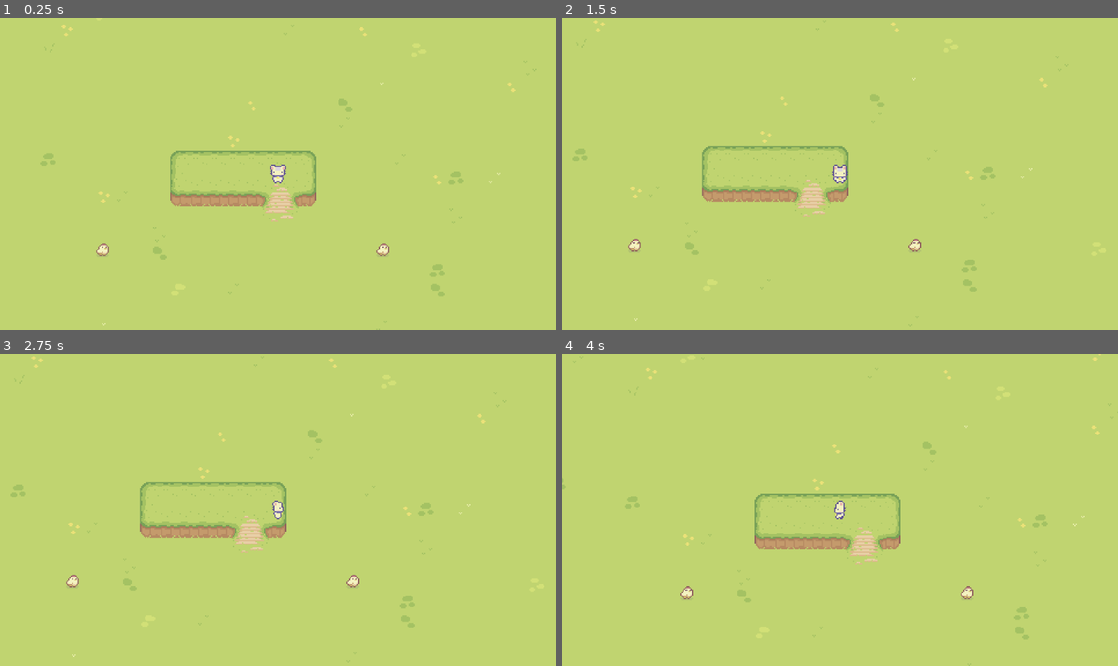
Above: before the commit, frames 1-4 (two rows, left to right).
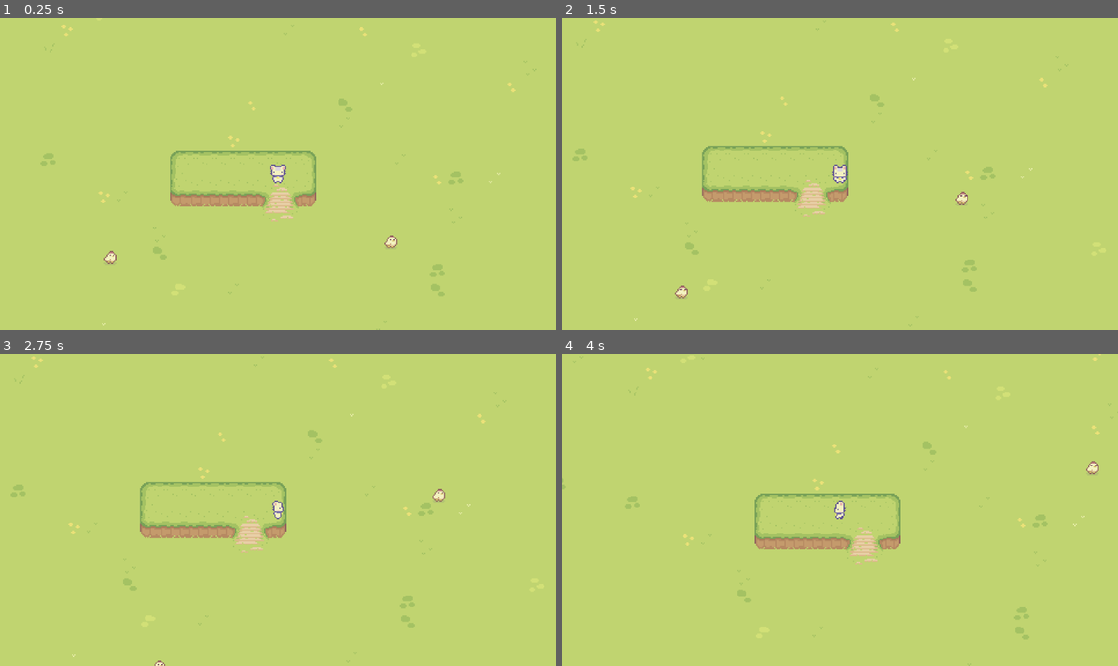
Above: after the commit, the same moments.

Repository: eveharapeco/2d-game_attack_of_the_mon_2025-05-22_23-39-48
Game: Godot game, scene res://Level/game_level.tscn
Same seed, same stepped clock (60 frames per second), same inputs: the game is played once before the commit and once after it.
Inputs:
- Up to frame 1 (0.25 s): no input
- Up to frame 2 (1.5 s): hold D (right) 0.53-1.28 s; hold S (down) from 1.28 s (still down)
- Up to frame 3 (2.75 s): release S (down) at 2.03 s; hold D (right) from 2.03 s (still down)
- Up to frame 4 (4 s): release D (right) at 2.78 s; hold W (up) 2.78-3.53 s; hold A (left) from 3.53 s (still down)

The runs differ from the first frame. In frame 1, 0.3% of the frame differs, in the area x 17-72%, y 69-79%; in frame 2, 0.3%, in the area x 11-73%, y 55-90%; in frame 3, 0.2%; in frame 4, 0.2%.
Error before the commit: Parse Error: Used space character for indentation instead of tab as used before in the file. (res://Charactors/chicken.gd:26)

Commit message:
pushing mine baby boy

Diff:
--- a/Charactors/chicken.gd
+++ b/Charactors/chicken.gd
@@ -15,12 +15,12 @@
 var current_state : CHICKEN_STATE = CHICKEN_STATE.IDLE
 
 func _ready():
-	select_new_direction()
+    select_new_direction()
 
 func _physics_process(_delta):
-	velocity = move_direction * move_speed
+    velocity = move_direction * move_speed
 
-	move_and_slide()
+    move_and_slide()
 
 
 func select_new_direction():
@@ -29,33 +29,24 @@
         randi_range(-1,1)
     )
 
-    if (move_direction.x < 0):
-        sprite.flip_h = true
-    elif (move_direction.x > 0):
-        sprite.flip_h = false
+    #if (move_direction.x < 0):
+        #sprite.flip_h = true
+    #elif (move_direction.x > 0):
+        #sprite.flip_h = false
 
-	move_direction = Vector2(
-		randi_range(-1,1),
-		randi_range(-1,1)
-	)
-
-	if (move_direction.x < 0):
-		sprite.flip_h = true
-	elif (move_direction.x > 0):
-		sprite.flip_h = false
 #😘
 func pick_new_state():
-	if(current_state == CHICKEN_STATE.IDLE):
-		state_machine.travel("walk_right")
-	   # state_machine.travel("walk")
-		current_state = CHICKEN_STATE.WALK
-		timer.start(walk_time)
-		select_new_direction()
-	elif (current_state == CHICKEN_STATE.WALK):
-		state_machine.travel("idle")
-		current_state = CHICKEN_STATE.IDLE
-		timer.start(idle_time)
+    if(current_state == CHICKEN_STATE.IDLE):
+        state_machine.travel("walk_right")
+       # state_machine.travel("walk")
+        current_state = CHICKEN_STATE.WALK
+        timer.start(walk_time)
+        select_new_direction()
+    elif (current_state == CHICKEN_STATE.WALK):
+        state_machine.travel("idle")
+        current_state = CHICKEN_STATE.IDLE
+        timer.start(idle_time)
 
 
 func _on_timer_timeout() -> void:
-	pick_new_state() # Replace with function body.
+    pick_new_state() # Replace with function body.
--- a/Charactors/player_cat.gd
+++ b/Charactors/player_cat.gd
@@ -7,36 +7,36 @@
 @onready var state_machine = animation_tree.get("parameters/playback")
 
 func _ready():
-	# animation_tree.set("parameters/Idle/blend_position", starting_direction)
-	update_animation_parameters(starting_direction)
+    # animation_tree.set("parameters/Idle/blend_position", starting_direction)
+    update_animation_parameters(starting_direction)
 
 # get calculated and moved around the same time (physics of the character movement)
 func _physics_process(_delta): # underscore represents empty variable avoids warning message
-	var input_direction = Vector2(
-		Input.get_action_strength("right") - Input.get_action_strength("left"),
-		Input.get_action_strength("down") - Input.get_action_strength("up")
-	)
+    var input_direction = Vector2(
+        Input.get_action_strength("right") - Input.get_action_strength("left"),
+        Input.get_action_strength("down") - Input.get_action_strength("up")
+    )
 
-	update_animation_parameters(input_direction)
+    update_animation_parameters(input_direction)
 
-	# moving velocity
-	velocity = input_direction * move_speed
+    # moving velocity
+    velocity = input_direction * move_speed
 
 
 # Move and slide fucntion uses velocity of character body
-	move_and_slide()
+    move_and_slide()
 
-	pick_new_state()
+    pick_new_state()
 
 func update_animation_parameters(move_input : Vector2):
-	# if there is no move input then don't change the animation
-	if(move_input != Vector2.ZERO):
-		animation_tree.set("parameters/Walk/blend_position", move_input)
-		animation_tree.set("parameters/Idle/blend_position", move_input)
+    # if there is no move input then don't change the animation
+    if(move_input != Vector2.ZERO):
+        animation_tree.set("parameters/Walk/blend_position", move_input)
+        animation_tree.set("parameters/Idle/blend_position", move_input)
 
 
 func pick_new_state():
-	if(velocity != Vector2.ZERO):
-		state_machine.travel("Walk")
-	else:
-		state_machine.travel("Idle")
+    if(velocity != Vector2.ZERO):
+        state_machine.travel("Walk")
+    else:
+        state_machine.travel("Idle")
